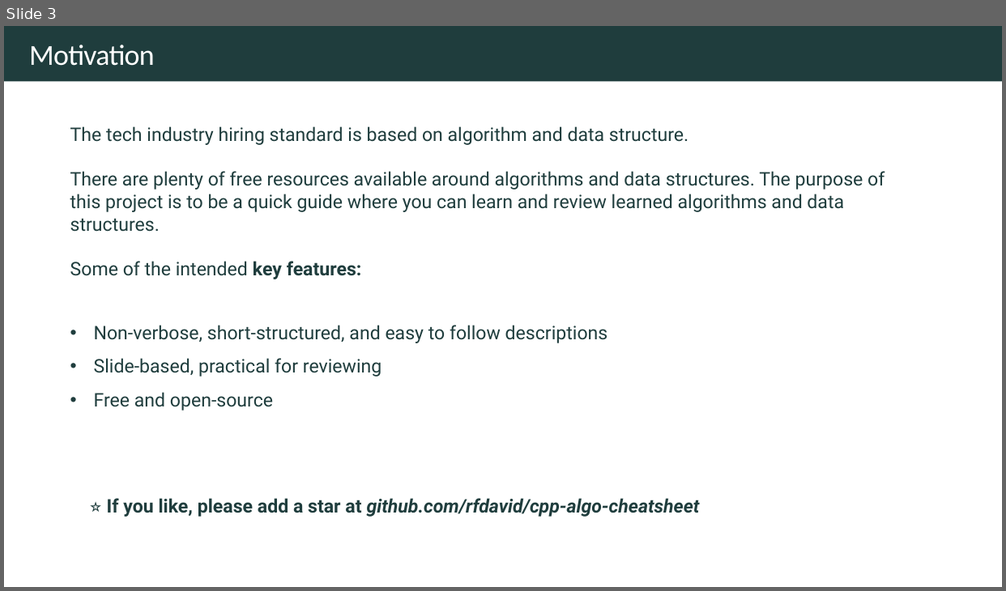
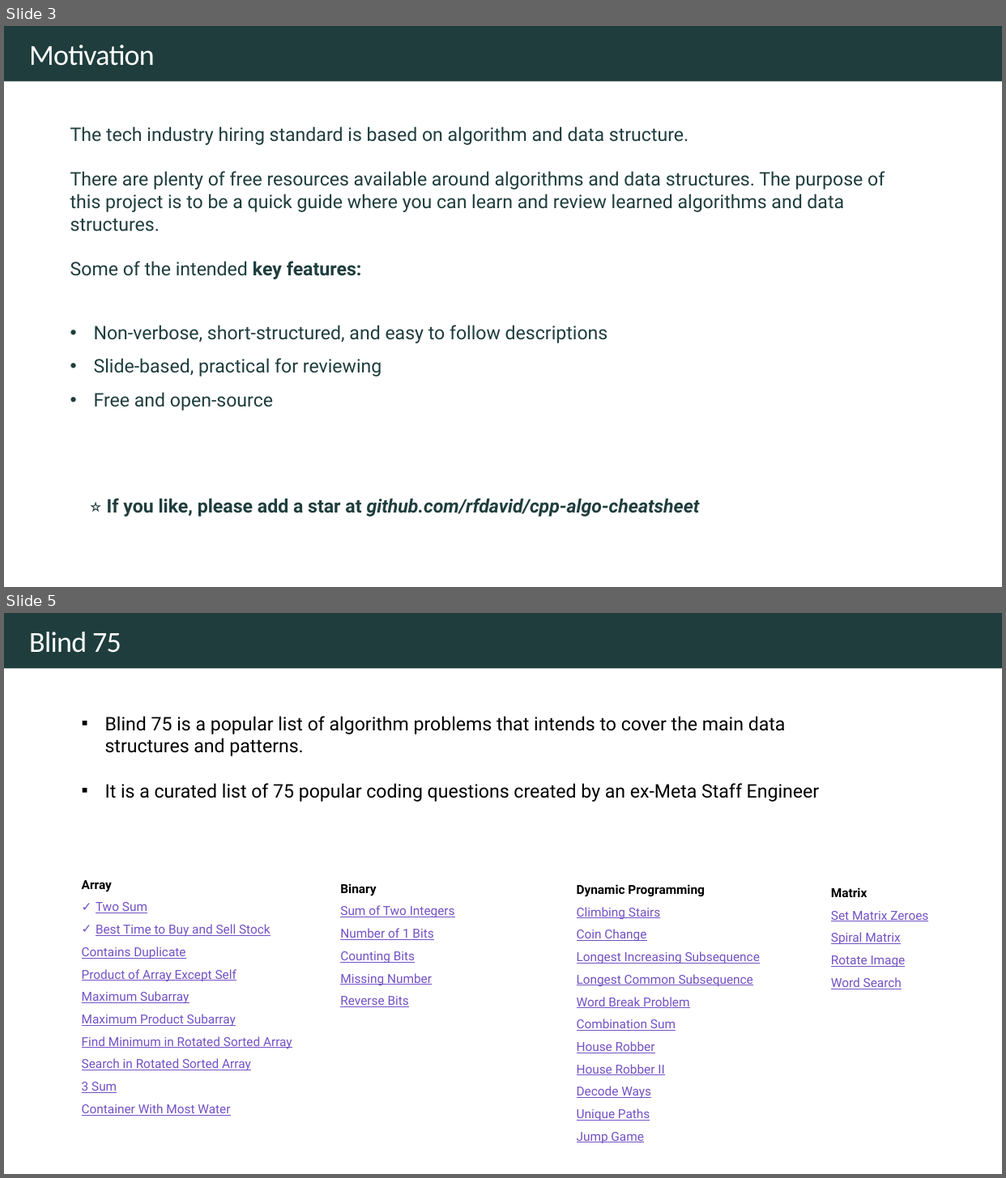
Before and after one commit to rfdavid/coding-interview-handbook-cpp, a slide deck: Algorithm and problem Solving Cheatsheet.pptm. Shown one above the other, each under a label of ours: slide 3 before the commit, slides 3 and 5 after it; the slides between them are not shown. The pictures are 1006x591 and 1006x1178 pixels, drawn with LibreOffice and Linux fonts; fonts in the diff are those of the drawing. Boxes give left, top, right and bottom in pixels: in the first picture for what was removed or moved away, otherwise in the second. Text is boxed around its words. In the diff, an @@ line names an element or a change of style, - is before the commit and + after.

Commit message:
Added two sum and blind 75 list

```diff
--- a/Algorithm and problem Solving Cheatsheet.pptm
+++ b/Algorithm and problem Solving Cheatsheet.pptm
@@ slide 5 added at [4, 613, 1002, 1174], background #FFFFFF; not listed: 1 template element that a slide beside it also shows @@
@@ text added at [29, 632, 121, 653], 28 pt, text #FFFFFF @@
+Blind 75
@@ text added at [105, 716, 819, 802], 18 pt, text #000000 @@
+▪ Blind 75 is a popular list of algorithm problems that intends to cover the main data structures and patterns.
+▪ It is a curated list of 75 popular coding questions created by an ex-Meta Staff Engineer
@@ text added at [82, 880, 292, 1116], 12 pt, text #7351C5, underline @@
+Array
+✓ Two Sum
+✓ Best Time to Buy and Sell Stock
+Contains Duplicate
+Product of Array Except Self
+Maximum Subarray
+Maximum Product Subarray
+Find Minimum in Rotated Sorted Array
+Search in Rotated Sorted Array
+3 Sum
+Container With Most Water
@@ text added at [340, 884, 455, 1007], 12 pt, text #7351C5, underline @@
+Binary
+Sum of Two Integers
+Number of 1 Bits
+Counting Bits
+Missing Number
+Reverse Bits
@@ text added at [577, 884, 760, 1144], 12 pt, text #7351C5, underline @@
+Dynamic Programming
+Climbing Stairs
+Coin Change
+Longest Increasing Subsequence
+Longest Common Subsequence
+Word Break Problem
+Combination Sum
+House Robber
+House Robber II
+Decode Ways
+Unique Paths
+Jump Game
@@ text added at [831, 888, 928, 990], 12 pt, text #7351C5, underline @@
+Matrix
+Set Matrix Zeroes
+Spiral Matrix
+Rotate Image
+Word Search
```
Also in this commit, not shown: 6 slides changed, 4 other slides added, 10 other files.
